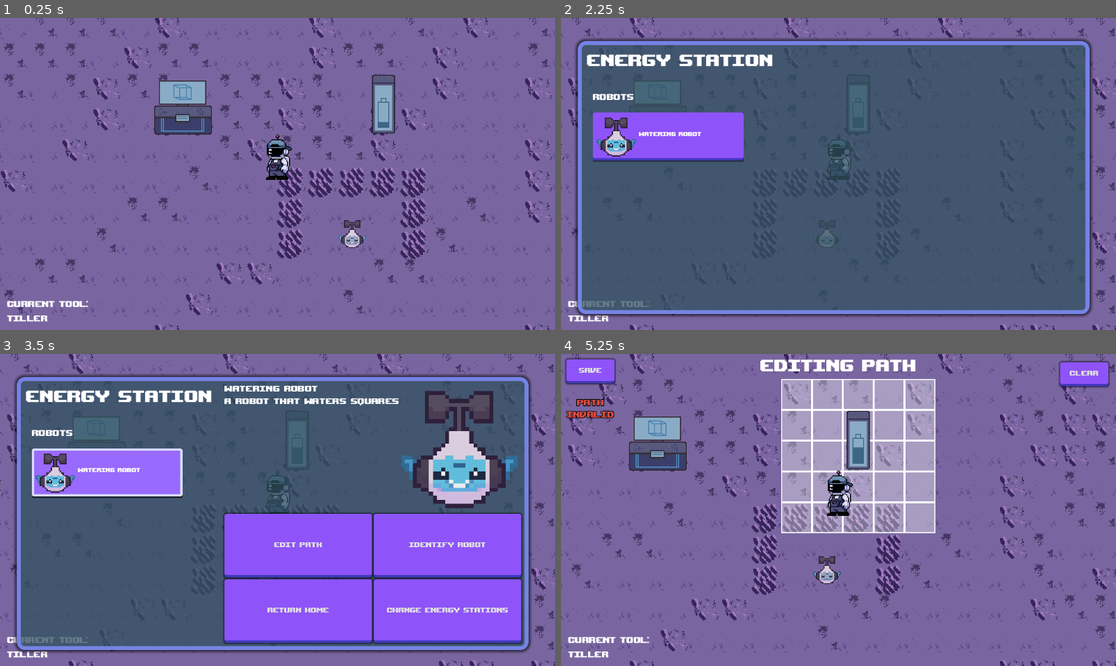
Above: before the commit, frames 1-4 (two rows, left to right).
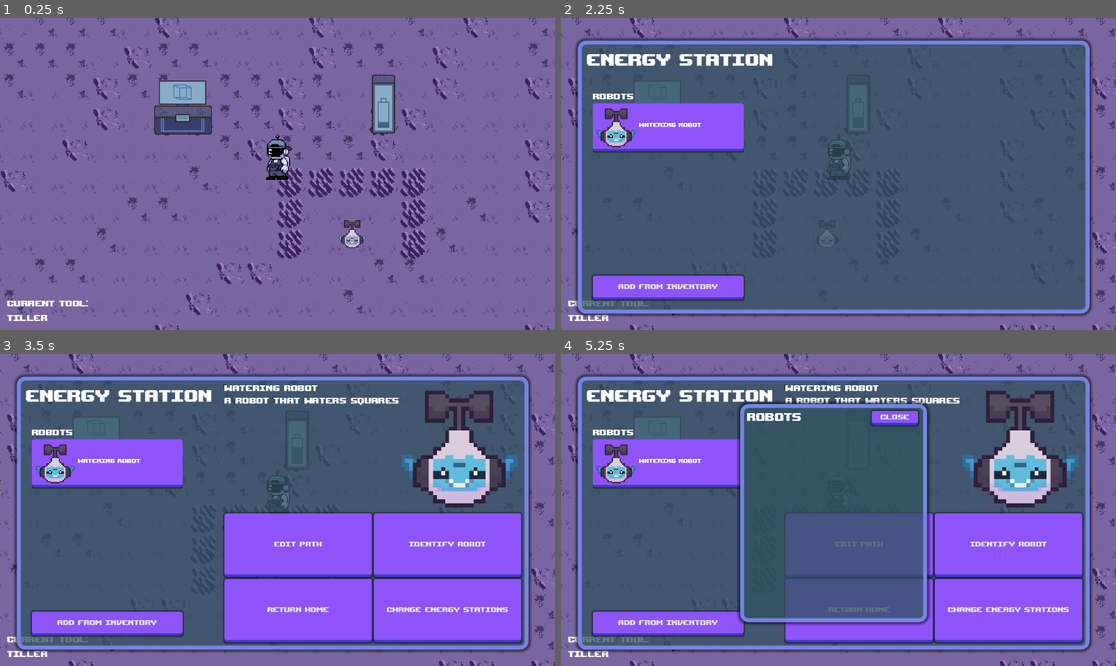
Above: after the commit, the same moments.

Repository: DevFTB/Moonbeam-Meadows
Game: Godot game, scene res://Level/moon.tscn
The game is run twice, just before and just after one commit, with the same random seed, the same clock (stepped at 60 frames per second) and the same inputs.
Inputs (mouse positions are in pixels of both pictures, inside the frame that each line leads up to):
- Up to frame 1 (0.25 s): no input
- Up to frame 2 (2.25 s): tap Enter at 0.5 s; move the mouse to (960, 158) at 0.52 s; hold D (move_right) 0.53-1.25 s; hold E (interact) 0.53-1.25 s; click (960, 158) at 0.67 s; tap F (pickup) at 0.8 s; drag from (727, 189) to (860, 105) at 1.27 s; tap Space at 2 s; move the mouse to (894, 105) at 2.02 s; hold D (move_right) from 2.03 s (still down); hold E (interact) from 2.03 s (still down)
- Up to frame 3 (3.5 s): tap F (pickup) at 2.3 s; release D (move_right) at 2.75 s; release E (interact) at 2.75 s; click "Watering Robot" at 2.75 s
- Up to frame 4 (5.25 s): click (666, 622) at 3.5 s, where only the run after the commit has a clickable "Add from Inventory"; click "Watering Robot" at 4.25 s; click "Edit Path" at 5 s

The runs differ from the first frame. In frame 1, 0.1% of the frame differs, in the area x 1-16%, y 90-98%; in frame 2, 6.8%; in frame 3, 8.9%; in frame 4, 84%, in the area x 0-99%, y 1-98%.

Commit message:
fixed gui bugs, and robot power bug

Diff:
--- a/GUI/RobotInventoryGUI.gd
+++ b/GUI/RobotInventoryGUI.gd
@@ -2,7 +2,10 @@
 
 @export var inventory : InventoryComponent
 
+var energy_station = null
 var list_tile_scene = preload("res://GUI/inventory_robot_list_tile.tscn")
+
+signal placed_robot()
 
 func _ready():
 	inventory.inventory_modified.connect(_on_inventory_modified)
@@ -25,5 +28,12 @@
 
 
 func on_place_button_pressed(robot: RobotResource):
-	get_node("/root/Level").place_robot_near_player(robot)
+	if get_node("/root/Level").place_robot_near_station(robot, energy_station):
+		placed_robot.emit()
+
 	pass
+
+
+func _on_energy_station_gui_changed_energy_station(new_energy_station:EnergyStation):
+	energy_station = new_energy_station
+	pass # Replace with function body.
--- a/GUI/gui_theme.tres
+++ b/GUI/gui_theme.tres
@@ -48,6 +48,10 @@
 shadow_size = 4
 
 [sub_resource type="StyleBoxFlat" id="StyleBoxFlat_3x873"]
+content_margin_left = 3.0
+content_margin_top = 3.0
+content_margin_right = 3.0
+content_margin_bottom = 3.0
 bg_color = Color(0.482353, 0.156863, 0.917647, 1)
 border_width_left = 2
 border_width_top = 2
--- a/Level/Energy Station/EnergyStation.gd
+++ b/Level/Energy Station/EnergyStation.gd
@@ -22,6 +22,7 @@
 func add_robot(robot: Robot) -> void:
 	robots.append(robot)
 	robot.parent_energy_station = self
+	print("added robot")
 	gui.update_gui()
 
 func set_gui_owner():
--- a/Level/Energy Station/EnergyStationGUI.gd
+++ b/Level/Energy Station/EnergyStationGUI.gd
@@ -1,12 +1,12 @@
 extends Control
 
 @export var robot_list_tile = preload("res://Level/Energy Station/robot_list_tile.tscn")
-@onready var robot_list = $RobotsListSection/ScrollContainer/RobotsList
 @export var path_editing_gui : Control
 
 var selected_robot = null
 var energy_station = null
 
+signal changed_energy_station(energy_station: EnergyStation)
 signal opened_menu
 signal closed_menu
 # Called when the node enters the scene tree for the first time.
@@ -17,16 +17,8 @@
 
 func set_energy_station(new_energy_station: EnergyStation):
 	energy_station = new_energy_station
-	for child in robot_list.get_children():
-		child.queue_free()
-
-	for robot in energy_station.robots:
-		var level = get_node("/root/Level")
-		var new_tile = robot_list_tile.instantiate()
-		var robot_type = level.lookup_robot(robot.pickup_item)
-		new_tile.set_robot(robot, robot_type.get_icon(), robot_type.get_type_name())
-		new_tile.set_parent_gui(self)
-		robot_list.add_child(new_tile)
+	changed_energy_station.emit(energy_station)
+	update_gui()
 	pass
 
 func on_robot_selected(robot):
@@ -41,9 +33,24 @@
 		$RobotDetails/RobotDescription/Control/RobotNameLabel.text =robot_type.get_type_name()
 		$RobotDetails/RobotDescription/Control/RobotDescriptionLabel.text = robot_type.robot_description
 		$RobotDetails/RobotDescription/RobotIcon.texture = robot_type.get_icon()
+
 	else:
 		$RobotDetails.visible = false
+
 		pass
+
+	for child in $RobotsListSection/ScrollContainer/RobotsList.get_children():
+		child.queue_free()
+
+	if energy_station != null:
+		for robot in energy_station.robots:
+			var robot_type = get_node("/root/Level").lookup_robot(robot.pickup_item)
+
+			var new_tile = robot_list_tile.instantiate()
+			new_tile.set_robot(robot, robot_type.get_icon(), robot_type.get_type_name())
+			new_tile.set_parent_gui(self)
+
+			$RobotsListSection/ScrollContainer/RobotsList.add_child(new_tile)
 	pass
 
 
@@ -60,3 +67,17 @@
 
 func can_show():
 	return not get_parent().get_children().filter(func(x): return x != self).any(func(x): return x.visible)
+
+func _on_add_robot_button_pressed():
+	$RobotSelectionPopup.show()
+	pass # Replace with function body.
+
+
+func _on_inventory_robot_gui_placed_robot():
+	$RobotSelectionPopup.hide()
+	pass # Replace with function body.
+
+
+func _on_close_popup_button_pressed():
+	$RobotSelectionPopup.hide()
+	pass # Replace with function body.
--- a/Level/Level.gd
+++ b/Level/Level.gd
@@ -85,19 +85,20 @@
 			crop_entity.harvest()
 	pass
 
-func place_robot_near_player(robot: RobotResource) -> bool:
-	var player_grid_pos = local_to_map($Player.position)
+func place_robot_near_station(robot: RobotResource, energy_station: EnergyStation) -> bool:
+	var tgt_grid_pos = local_to_map(energy_station.global_position)
 
 	for i in range(-1, 2):
 		for j in range(-1, 2):
-			var grid_pos = Vector2i(player_grid_pos.x + i, player_grid_pos.y + j)
-			if is_traversible(grid_pos) and not crop_map.has(grid_pos) and grid_pos != player_grid_pos and $Robots.get_children().all(func(r): return r.get_current_position() != grid_pos):
+			var grid_pos = Vector2i(tgt_grid_pos.x + i, tgt_grid_pos.y + j)
+			if is_traversible(grid_pos) and not crop_map.has(grid_pos) and grid_pos != tgt_grid_pos and $Robots.get_children().all(func(r): return r.get_current_position() != grid_pos):
 				if $Player.get_inventory(InventoryItem.ItemType.ROBOT).remove(robot.robot_item, 1):
 					var robot_entity = robot.generate_entity()
 
 					robot_entity.position = map_to_local(grid_pos)
 
 					$Robots.add_child(robot_entity)
+					energy_station.add_robot(robot_entity)
 					return true
 
 	return false
--- a/Level/moon.tscn
+++ b/Level/moon.tscn
@@ -31,7 +31,6 @@
 [ext_resource type="Script" path="res://Level/Currency/CurrencyManager.gd" id="20_wew0j"]
 [ext_resource type="Texture2D" uid="uid://c2gmdstv82xv3" path="res://Level/Trade Station/trade_station.png" id="21_6af3s"]
 [ext_resource type="Script" path="res://GUI/RobotInventoryGUI.gd" id="21_ktqqq"]
-[ext_resource type="PackedScene" uid="uid://spk8mxahrjo3" path="res://Level/Energy Station/robot_list_tile.tscn" id="21_mjtxo"]
 [ext_resource type="Script" path="res://GUI/ErrorPassLabel.gd" id="28_48y4d"]
 [ext_resource type="Resource" uid="uid://bhgci1lelg6mr" path="res://Robots/WateringRobot/water_robot_resource.tres" id="30_acke8"]
 [ext_resource type="PackedScene" uid="uid://cnbuxj36mxtbt" path="res://Robots/WateringRobot/watering_robot.tscn" id="35_74b3b"]
@@ -70,6 +69,9 @@
 [sub_resource type="AtlasTexture" id="AtlasTexture_mstbw"]
 atlas = ExtResource("20_r57gi")
 region = Rect2(0, 0, 32, 32)
+
+[sub_resource type="LabelSettings" id="LabelSettings_pcxb4"]
+font_size = 32
 
 [sub_resource type="LabelSettings" id="LabelSettings_yxgws"]
 font_size = 48
@@ -171,6 +173,8 @@
 anchors_preset = 15
 anchor_right = 1.0
 anchor_bottom = 1.0
+offset_top = -1.0
+offset_bottom = -1.0
 grow_horizontal = 2
 grow_vertical = 2
 theme = ExtResource("13_yumjg")
@@ -587,7 +591,7 @@
 text = "Energy Station"
 label_settings = SubResource("LabelSettings_5p3lh")
 
-[node name="RobotsListSection" type="Control" parent="CanvasLayer/GUI/OverscreenUI/EnergyStationGUI"]
+[node name="RobotsListSection" type="VBoxContainer" parent="CanvasLayer/GUI/OverscreenUI/EnergyStationGUI"]
 layout_mode = 1
 anchors_preset = 4
 anchor_top = 0.5
@@ -599,29 +603,23 @@
 grow_vertical = 2
 
 [node name="Label" type="Label" parent="CanvasLayer/GUI/OverscreenUI/EnergyStationGUI/RobotsListSection"]
-layout_mode = 0
-offset_right = 40.0
-offset_bottom = 23.0
+layout_mode = 2
 text = "Robots"
 label_settings = SubResource("LabelSettings_tjvg7")
 
 [node name="ScrollContainer" type="ScrollContainer" parent="CanvasLayer/GUI/OverscreenUI/EnergyStationGUI/RobotsListSection"]
-layout_mode = 1
-anchors_preset = 12
-anchor_top = 1.0
-anchor_right = 1.0
-anchor_bottom = 1.0
-offset_top = -390.0
-grow_horizontal = 2
-grow_vertical = 0
+layout_mode = 2
+size_flags_vertical = 3
 
 [node name="RobotsList" type="VBoxContainer" parent="CanvasLayer/GUI/OverscreenUI/EnergyStationGUI/RobotsListSection/ScrollContainer"]
 layout_mode = 2
 size_flags_horizontal = 3
 size_flags_vertical = 3
 
-[node name="RobotListTile" parent="CanvasLayer/GUI/OverscreenUI/EnergyStationGUI/RobotsListSection/ScrollContainer/RobotsList" instance=ExtResource("21_mjtxo")]
-layout_mode = 2
+[node name="AddRobotButton" type="Button" parent="CanvasLayer/GUI/OverscreenUI/EnergyStationGUI/RobotsListSection"]
+custom_minimum_size = Vector2(0, 50)
+layout_mode = 2
+text = "Add from Inventory"
 
 [node name="RobotDetails" type="VBoxContainer" parent="CanvasLayer/GUI/OverscreenUI/EnergyStationGUI"]
 layout_mode = 1
@@ -693,6 +691,58 @@
 size_flags_horizontal = 3
 size_flags_vertical = 3
 text = "Change Energy Stations"
+
+[node name="RobotSelectionPopup" type="Panel" parent="CanvasLayer/GUI/OverscreenUI/EnergyStationGUI"]
+visible = false
+layout_mode = 1
+anchors_preset = 8
+anchor_left = 0.5
+anchor_top = 0.5
+anchor_right = 0.5
+anchor_bottom = 0.5
+offset_left = -194.0
+offset_top = -226.5
+offset_right = 194.0
+offset_bottom = 226.5
+grow_horizontal = 2
+grow_vertical = 2
+
+[node name="VBoxContainer4" type="VBoxContainer" parent="CanvasLayer/GUI/OverscreenUI/EnergyStationGUI/RobotSelectionPopup"]
+layout_mode = 1
+anchors_preset = 15
+anchor_right = 1.0
+anchor_bottom = 1.0
+offset_left = 14.0
+offset_top = 11.0
+offset_right = -12.0
+offset_bottom = -17.0
+grow_horizontal = 2
+grow_vertical = 2
+size_flags_horizontal = 3
+
+[node name="Label" type="Label" parent="CanvasLayer/GUI/OverscreenUI/EnergyStationGUI/RobotSelectionPopup/VBoxContainer4"]
+layout_mode = 2
+text = "Robots"
+label_settings = SubResource("LabelSettings_pcxb4")
+
+[node name="InventoryRobotGUI" type="VBoxContainer" parent="CanvasLayer/GUI/OverscreenUI/EnergyStationGUI/RobotSelectionPopup/VBoxContainer4" node_paths=PackedStringArray("inventory")]
+layout_mode = 2
+size_flags_vertical = 3
+script = ExtResource("21_ktqqq")
+inventory = NodePath("../../../../../../../Player/RobotInventory")
+
+[node name="ClosePopupButton" type="Button" parent="CanvasLayer/GUI/OverscreenUI/EnergyStationGUI/RobotSelectionPopup"]
+custom_minimum_size = Vector2(40, 30)
+layout_mode = 1
+anchors_preset = 1
+anchor_left = 1.0
+anchor_right = 1.0
+offset_left = -115.0
+offset_top = 14.0
+offset_right = -19.0
+offset_bottom = 44.0
+grow_horizontal = 0
+text = "Close"
 
 [node name="PathSelectionGUI" type="Control" parent="CanvasLayer/GUI"]
 visible = false
@@ -789,6 +839,10 @@
 script = ExtResource("37_irf5s")
 
 [connection signal="tool_changed" from="Player" to="CanvasLayer/GUI/ToolGUI" method="_on_player_tool_changed"]
+[connection signal="changed_energy_station" from="CanvasLayer/GUI/OverscreenUI/EnergyStationGUI" to="CanvasLayer/GUI/OverscreenUI/EnergyStationGUI/RobotSelectionPopup/VBoxContainer4/InventoryRobotGUI" method="_on_energy_station_gui_changed_energy_station"]
+[connection signal="pressed" from="CanvasLayer/GUI/OverscreenUI/EnergyStationGUI/RobotsListSection/AddRobotButton" to="CanvasLayer/GUI/OverscreenUI/EnergyStationGUI" method="_on_add_robot_button_pressed"]
 [connection signal="pressed" from="CanvasLayer/GUI/OverscreenUI/EnergyStationGUI/RobotDetails/RobotActionButtonGrid/EditPathButton" to="CanvasLayer/GUI/OverscreenUI/EnergyStationGUI" method="_on_edit_path_button_pressed"]
+[connection signal="placed_robot" from="CanvasLayer/GUI/OverscreenUI/EnergyStationGUI/RobotSelectionPopup/VBoxContainer4/InventoryRobotGUI" to="CanvasLayer/GUI/OverscreenUI/EnergyStationGUI" method="_on_inventory_robot_gui_placed_robot"]
+[connection signal="pressed" from="CanvasLayer/GUI/OverscreenUI/EnergyStationGUI/RobotSelectionPopup/ClosePopupButton" to="CanvasLayer/GUI/OverscreenUI/EnergyStationGUI" method="_on_close_popup_button_pressed"]
 [connection signal="pressed" from="CanvasLayer/GUI/PathSelectionGUI/ClearButton" to="CanvasLayer/GUI/PathSelectionGUI" method="_on_clear_button_pressed"]
 [connection signal="pressed" from="CanvasLayer/GUI/PathSelectionGUI/VBoxContainer/SaveButton" to="CanvasLayer/GUI/PathSelectionGUI" method="_on_save_button_pressed"]
--- a/Robots/Robot.gd
+++ b/Robots/Robot.gd
@@ -113,10 +113,12 @@
 	$RobotAnimationController.power_on()
 
 func check_power():
-	if has_energy():
-		power_on()
+	if has_energy() and not path.is_empty():
+		if not powered:
+			power_on()
 	else:
-		power_down()
+		if powered:
+			power_down()
 
 func set_path(new_path: Array[Vector2]):
 	path = new_path
